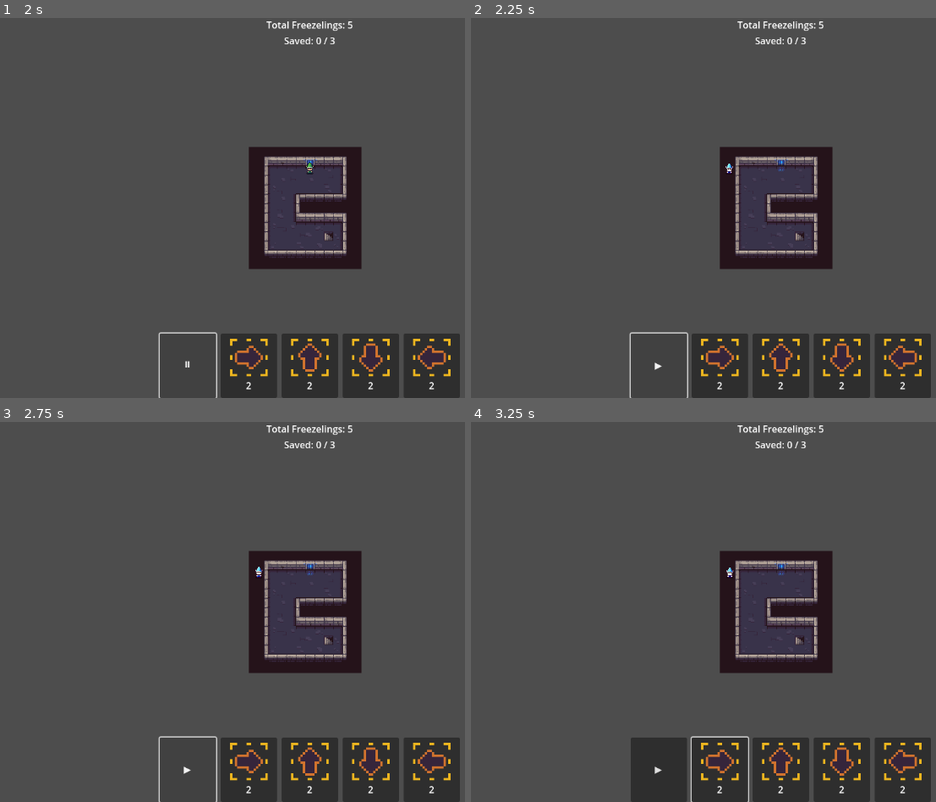
Above: before the commit, frames 1-4 (two rows, left to right).
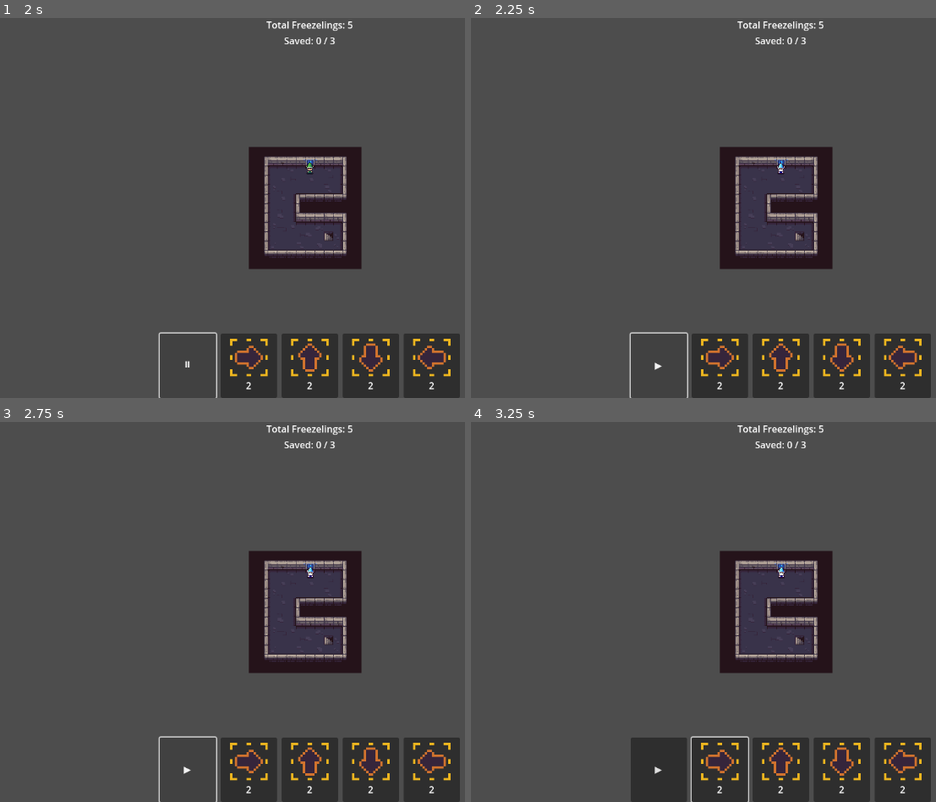
Above: after the commit, the same moments.

Repository: nico-hahn/freezelings
Game: Godot game, scene res://scenes/ui/level_select.tscn
The game is run twice, just before and just after one commit, with the same random seed, the same clock (stepped at 60 frames per second) and the same inputs.
Inputs (mouse positions are in pixels of both pictures, inside the frame that each line leads up to):
- Up to frame 1 (2 s): tap Enter at 0.5 s; drag from (204, 86) to (376, 124) at 0.52 s; click "▶" at 1.25 s
- Up to frame 2 (2.25 s): click "⏸" at 2 s
- Up to frame 3 (2.75 s): no input
- Up to frame 4 (3.25 s): click (722, 771) at 2.77 s

Frame 1 is identical in both runs. In frame 2, less than 0.1% of the frame differs, in the area x 54-68%, y 38-42%; in frame 3, less than 0.1%; in frame 4, less than 0.1%.

Commit message:
fix shiver animation and sprite animation pause

Diff:
--- a/scripts/entities/lemming.gd
+++ b/scripts/entities/lemming.gd
@@ -73,12 +73,14 @@
 func _on_ticks_paused() -> void:
 	_sprite.visible = false
 	_frozen_sprite.visible = true
+	_anim_player.pause()
 	_start_shiver()
 
 
 func _on_ticks_resumed() -> void:
 	_sprite.visible = true
 	_frozen_sprite.visible = false
+	_anim_player.play()
 	_stop_shiver()
 
 
@@ -86,11 +88,11 @@
 	_stop_shiver()
 	_shiver_tween = create_tween()
 	_shiver_tween.set_loops()
-	_shiver_tween.tween_property(self, "position:x", -SHIVER_AMOUNT, SHIVER_SPEED)\
+	_shiver_tween.tween_property(_frozen_sprite, "position:x", -SHIVER_AMOUNT, SHIVER_SPEED)\
 		.as_relative().set_ease(Tween.EASE_IN_OUT).set_trans(Tween.TRANS_SINE)
-	_shiver_tween.tween_property(self, "position:x", SHIVER_AMOUNT * 2.0, SHIVER_SPEED)\
+	_shiver_tween.tween_property(_frozen_sprite, "position:x", SHIVER_AMOUNT * 2.0, SHIVER_SPEED)\
 		.as_relative().set_ease(Tween.EASE_IN_OUT).set_trans(Tween.TRANS_SINE)
-	_shiver_tween.tween_property(self, "position:x", -SHIVER_AMOUNT, SHIVER_SPEED)\
+	_shiver_tween.tween_property(_frozen_sprite, "position:x", -SHIVER_AMOUNT, SHIVER_SPEED)\
 		.as_relative().set_ease(Tween.EASE_IN_OUT).set_trans(Tween.TRANS_SINE)
 	_shiver_tween.tween_interval(SHIVER_PAUSE)
 
@@ -99,7 +101,7 @@
 	if _shiver_tween != null and _shiver_tween.is_valid():
 		_shiver_tween.kill()
 		_shiver_tween = null
-	position.x = 0.0
+	_frozen_sprite.position.x = 0.0
 
 
 func _on_tick_happened(_tick_number: int) -> void:
